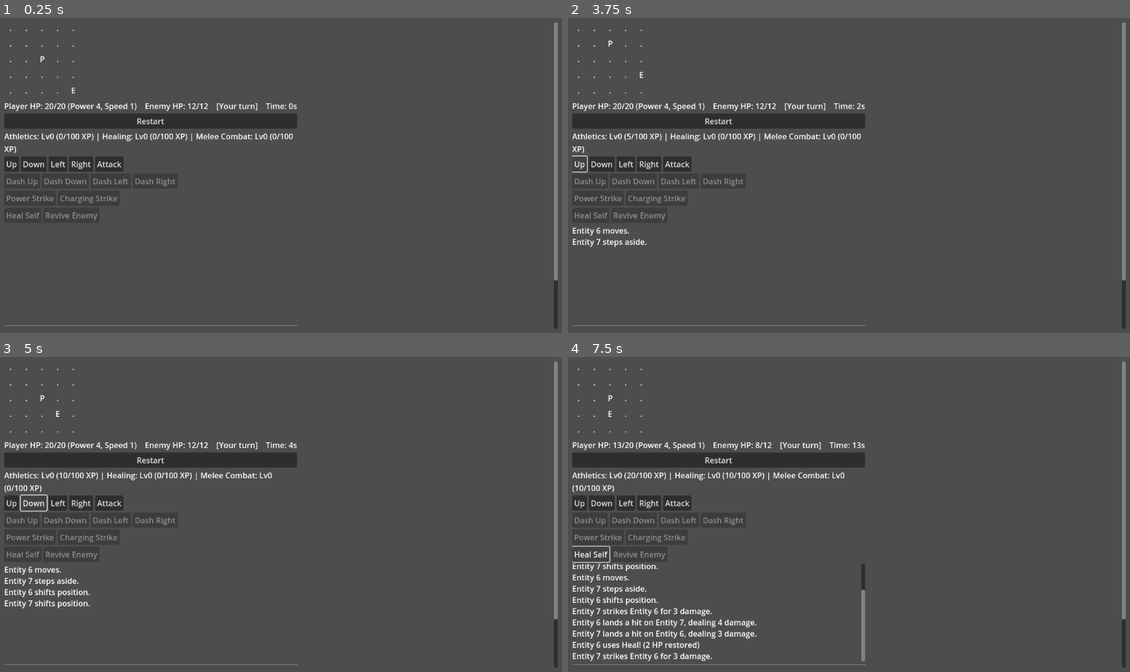
Above: before the commit, frames 1-4 (two rows, left to right).
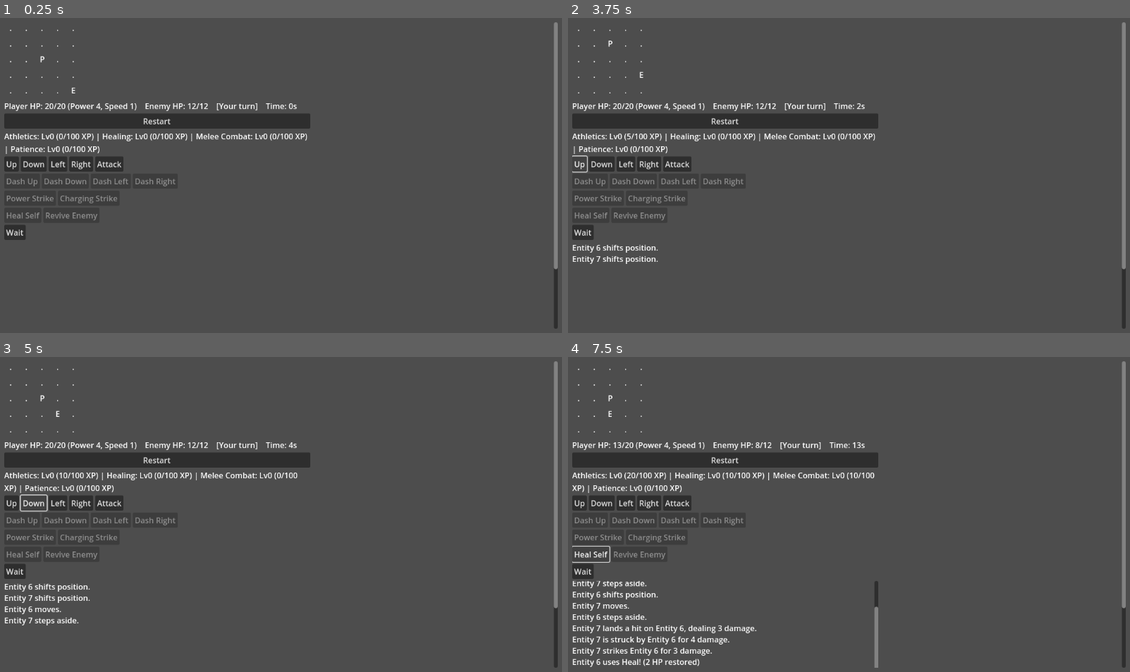
Above: after the commit, the same moments.

Repository: AccessITDev/stats-test
Game: Godot game, scene res://main.tscn
Same seed, same stepped clock (60 frames per second), same inputs: the game is played once before the commit and once after it.
Inputs (mouse positions are in pixels of both pictures, inside the frame that each line leads up to):
- Up to frame 1 (0.25 s): no input
- Up to frame 2 (3.75 s): click (584, 232) at 0.5 s, where only the run after the commit has a clickable "Wait"; click "Restart" at 1.25 s; click "Restart" at 2 s; click "Restart" at 2.75 s; click "Up" at 3.5 s
- Up to frame 3 (5 s): click "Down" at 4.25 s
- Up to frame 4 (7.5 s): click "Left" at 5 s; click "Right" at 5.75 s; click "Attack" at 6.5 s; click "Heal Self" at 7.25 s

The runs differ from the first frame. In frame 1, 0.7% of the frame differs, in the area x 0-100%, y 30-98%; in frame 2, 1.2%; in frame 3, 1.7%; in frame 4, 4.4%, in the area x 0-100%, y 30-99%.

Commit message:
Added Patience skill, Wait abilities, Ability Evolution

Diff:
--- a/content/abilities/ability_definition.gd
+++ b/content/abilities/ability_definition.gd
@@ -31,6 +31,20 @@
 ## effect, deliberately, for authoring speed - revisit if it gets unwieldy.
 @export var effects: Array[Dictionary] = []
 
+## The id of the ability tier this one evolves from, or "" if this isn't
+## part of an evolution chain (or is that chain's own base tier - a base
+## tier leaves this empty; only the tier ABOVE it points back). A tier
+## declares what it supersedes rather than the reverse (evolves_from
+## here, not an "evolves_to" on the earlier tier), so adding a new tier
+## on top later never requires editing the tier before it - same
+## "adding content is purely additive" property this schema already has
+## for ordinary unlock requirements. This is ability EVOLUTION, distinct
+## from the (still undesigned) skill transcendence in TECHNICAL_DESIGN.md
+## §8/DESIGN_PILLARS.md's Open items - a skill leveling up and becoming a
+## different skill is a separate, bigger, not-yet-touched idea. See
+## AbilityRegistry.get_active_tier() for how a chain is walked at runtime.
+@export var evolves_from: String = ""
+
 
 func meets_requirements(skills: SkillsComponent) -> bool:
 	for skill_id: String in requirements:
--- /dev/null
+++ b/content/abilities/focus.tres
@@ -0,0 +1,13 @@
+[gd_resource type="Resource" script_class="AbilityDefinition" load_steps=2 format=3]
+
+[ext_resource type="Script" path="res://content/abilities/ability_definition.gd" id="1"]
+
+[resource]
+script = ExtResource("1")
+id = "focus"
+display_name = "Focus"
+description = "A more deliberate stillness than a plain Wait. Does nothing mechanically yet - unlocked by Patience, waiting for a reason to reward it."
+requirements = {"patience": 3}
+effects = []
+trains = {"patience": 8}
+evolves_from = "wait"
--- /dev/null
+++ b/content/abilities/meditate.tres
@@ -0,0 +1,13 @@
+[gd_resource type="Resource" script_class="AbilityDefinition" load_steps=2 format=3]
+
+[ext_resource type="Script" path="res://content/abilities/ability_definition.gd" id="1"]
+
+[resource]
+script = ExtResource("1")
+id = "meditate"
+display_name = "Meditate"
+description = "Deep stillness - Patience's mastery tier. Does nothing mechanically yet; the payoff is still to be discovered."
+requirements = {"patience": 7}
+effects = []
+trains = {"patience": 12}
+evolves_from = "focus"
--- /dev/null
+++ b/content/abilities/wait.tres
@@ -0,0 +1,13 @@
+[gd_resource type="Resource" script_class="AbilityDefinition" load_steps=2 format=3]
+
+[ext_resource type="Script" path="res://content/abilities/ability_definition.gd" id="1"]
+
+[resource]
+script = ExtResource("1")
+id = "wait"
+display_name = "Wait"
+description = "Pass the turn on purpose. Does nothing mechanically yet - see Focus and Meditate for what patient repetition eventually earns."
+requirements = {}
+effects = []
+trains = {"patience": 5}
+evolves_from = ""
--- /dev/null
+++ b/content/skills/patience.tres
@@ -0,0 +1,11 @@
+[gd_resource type="Resource" script_class="SkillDefinition" load_steps=2 format=3]
+
+[ext_resource type="Script" path="res://content/skills/skill_definition.gd" id="1"]
+
+[resource]
+script = ExtResource("1")
+id = "patience"
+display_name = "Patience"
+description = "The discipline of choosing not to act. Trained by waiting - deliberately or otherwise. See Wait, Focus, and Meditate."
+xp_per_level = 100
+max_level = 10
--- a/main.gd
+++ b/main.gd
@@ -45,6 +45,7 @@
 @onready var charging_strike_button: Button = $ScrollContainer/VBox/AbilityButtons/ChargingStrikeButton
 @onready var heal_button: Button = $ScrollContainer/VBox/SupportButtons/HealButton
 @onready var revive_button: Button = $ScrollContainer/VBox/SupportButtons/ReviveButton
+@onready var wait_button: Button = $ScrollContainer/VBox/PatienceButtons/WaitButton
 @onready var debug_buttons_container: HBoxContainer = $ScrollContainer/VBox/DebugButtons
 @onready var debug_stat_buttons_container: HBoxContainer = $ScrollContainer/VBox/DebugStatButtons
 
@@ -75,6 +76,7 @@
 	charging_strike_button.pressed.connect(_on_charging_strike_pressed)
 	heal_button.pressed.connect(_on_heal_pressed)
 	revive_button.pressed.connect(_on_revive_pressed)
+	wait_button.pressed.connect(_on_wait_pressed)
 	ProgressionSystem.skill_leveled_up.connect(_on_skill_leveled_up)
 	TurnScheduler.turn_skipped.connect(_on_turn_skipped)
 
@@ -275,6 +277,21 @@
 	_resolve_full_turn(event)
 
 
+## The one button that becomes three abilities: resolves whichever tier
+## of the Wait -> Focus -> Meditate chain AbilityRegistry.get_active_tier
+## currently says is earned, rather than always resolving "wait" by
+## name - see that function's doc comment. No target needed (all three
+## tiers currently have empty effects), so target_id/direction stay at
+## resolve_ability()'s defaults.
+func _on_wait_pressed() -> void:
+	if game_over or TurnScheduler.get_active_entity() != player_id:
+		return
+	var skills: SkillsComponent = EntityRegistry.get_component(player_id, "SkillsComponent")
+	var ability_id: String = AbilityRegistry.get_active_tier("wait", skills)
+	var event: GameEvent = ActionResolver.resolve_ability(player_id, ability_id)
+	_resolve_full_turn(event)
+
+
 ## Logs the player's action, then resolves every subsequent turn until
 ## it's the player's turn again (normally just one enemy turn, but see
 ## below) or the round ends (only on player death - see
@@ -400,6 +417,19 @@
 	heal_button.disabled = game_over or not player_stats.is_alive() or player_stats.current_hp >= player_stats.max_hp
 	revive_button.disabled = game_over or enemy_stats.is_alive()
 
+	# Wait's base tier has no requirements (always available, like
+	# Move/Attack), so the button itself is only ever gated on game_over -
+	# what changes is WHICH tier it resolves to and is labeled as. Text
+	# is re-derived every refresh rather than cached, matching the
+	# "unlock status is derived, never stored" convention (§8) - a
+	# level-up mid-game should be reflected the very next refresh, not
+	# require some separate invalidation step.
+	var player_skills: SkillsComponent = EntityRegistry.get_component(player_id, "SkillsComponent")
+	var active_wait_tier: String = AbilityRegistry.get_active_tier("wait", player_skills)
+	var wait_tier_definition: AbilityDefinition = AbilityRegistry.get_definition(active_wait_tier)
+	wait_button.text = wait_tier_definition.display_name if wait_tier_definition != null else "Wait"
+	wait_button.disabled = game_over
+
 
 ## Player-only for now - the enemy has a SkillsComponent too (consistency,
 ## not a special-cased player), but nothing needs to display its progress
--- a/main.tscn
+++ b/main.tscn
@@ -104,6 +104,13 @@
 layout_mode = 2
 text = "Revive Enemy"
 
+[node name="PatienceButtons" type="HBoxContainer" parent="ScrollContainer/VBox"]
+layout_mode = 2
+
+[node name="WaitButton" type="Button" parent="ScrollContainer/VBox/PatienceButtons"]
+layout_mode = 2
+text = "Wait"
+
 [node name="LogDisplay" type="RichTextLabel" parent="ScrollContainer/VBox"]
 layout_mode = 2
 custom_minimum_size = Vector2(400, 200)
--- a/systems/ability_registry.gd
+++ b/systems/ability_registry.gd
@@ -9,6 +9,14 @@
 
 var _definitions: Dictionary = {}  # ability_id(String) -> AbilityDefinition
 
+## Reverse index built from every definition's `evolves_from`:
+## base_tier_id(String) -> next_tier_id(String). Built once per
+## load_all_definitions() call, same "derive it, don't hand-maintain it
+## in two places" reasoning as everything else in this registry - a base
+## tier never lists what it evolves into, so this is the only place that
+## knows the forward direction.
+var _evolution_next: Dictionary = {}
+
 
 func _ready() -> void:
 	load_all_definitions()
@@ -16,6 +24,7 @@
 
 func load_all_definitions() -> void:
 	_definitions.clear()
+	_evolution_next.clear()
 	var dir := DirAccess.open(ABILITIES_PATH)
 	if dir == null:
 		push_error("AbilityRegistry: could not open %s" % ABILITIES_PATH)
@@ -35,6 +44,26 @@
 		file_name = dir.get_next()
 	dir.list_dir_end()
 
+	_build_evolution_map()
+
+
+## Separate pass, not folded into the load loop above: `evolves_from`
+## points backward to an id that might not have been loaded yet
+## depending on directory iteration order, so every definition needs to
+## already be in `_definitions` before any of them can be cross-checked.
+func _build_evolution_map() -> void:
+	for ability_id: String in _definitions:
+		var definition: AbilityDefinition = _definitions[ability_id]
+		if definition.evolves_from == "":
+			continue
+		if not _definitions.has(definition.evolves_from):
+			push_error("AbilityRegistry: '%s' evolves_from unknown ability '%s'" % [ability_id, definition.evolves_from])
+			continue
+		if _evolution_next.has(definition.evolves_from):
+			push_error("AbilityRegistry: '%s' already evolves into '%s' - '%s' can't also claim it" % [definition.evolves_from, _evolution_next[definition.evolves_from], ability_id])
+			continue
+		_evolution_next[definition.evolves_from] = ability_id
+
 
 func get_definition(ability_id: String) -> AbilityDefinition:
 	return _definitions.get(ability_id)
@@ -48,6 +77,42 @@
 	return _definitions.keys()
 
 
+## Walks forward from `base_id` through its evolution chain (via
+## `evolves_from`), returning the id of the DEEPEST tier whose
+## requirements are currently met by `skills`. Stops and falls back one
+## step the moment a tier's requirements aren't met - so a chain always
+## resolves to exactly one currently-valid id, never skipping over a
+## locked middle tier to a technically-also-qualifying one further out.
+## `base_id` itself is returned if it has no evolution chain, or if
+## `skills` doesn't even meet the base tier's own requirements (e.g. a
+## chain built on a gated ability rather than an always-available one
+## like Wait) - this is a display/dispatch helper, not a second
+## `can_use_ability` check, so callers still gate on the real unlock
+## status themselves before invoking whatever id this returns.
+##
+## Built for exactly the "one evolving button" case (main.gd's Wait
+## button becoming Focus, then Meditate) - callers get back a single id
+## to both label and pass to ActionResolver.resolve_ability(), no matter
+## how far the underlying skill has progressed.
+##
+## Null-checks `skills` itself (unlike `get_unlocked_ids` below, which
+## assumes a non-null caller the same way `can_use_ability` does) -
+## `AbilityDefinition.meets_requirements` has no null-guard of its own,
+## and an entity with no SkillsComponent at all should fall back to
+## `base_id` rather than crash.
+func get_active_tier(base_id: String, skills: SkillsComponent) -> String:
+	if skills == null:
+		return base_id
+	var current_id: String = base_id
+	while _evolution_next.has(current_id):
+		var next_id: String = _evolution_next[current_id]
+		var next_definition: AbilityDefinition = _definitions.get(next_id)
+		if next_definition == null or not next_definition.meets_requirements(skills):
+			break
+		current_id = next_id
+	return current_id
+
+
 ## All ability ids currently unlocked for this SkillsComponent. Derived
 ## live from current skill levels vs. each definition's requirements -
 ## never stored - see TECHNICAL_DESIGN.md §8 and its noted performance
--- a/tests/test_abilities_scene.gd
+++ b/tests/test_abilities_scene.gd
@@ -51,7 +51,7 @@
 
 	var unlocked: Array[String] = AbilityRegistry.get_unlocked_ids(actor_skills)
 	unlocked.sort()
-	assert(unlocked == ["charging_strike", "dash", "heal", "power_strike", "revive"], "All three skill-gated abilities plus the two always-available ones should be unlocked now, got %s" % str(unlocked))
+	assert(unlocked == ["charging_strike", "dash", "heal", "power_strike", "revive", "wait"], "All three skill-gated abilities plus the three always-available ones should be unlocked now, got %s" % str(unlocked))
 
 	# --- Dash: 2 clear cells, nothing in the way ---
 	var dash_event: GameEvent = ActionResolver.resolve_ability(actor_id, "dash", -1, ActionResolver.Direction.RIGHT)
--- /dev/null
+++ b/tests/test_ability_evolution_scene.gd
@@ -0,0 +1,81 @@
+extends Node
+## Scene-based test for ability EVOLUTION (Wait -> Focus -> Meditate),
+## AbilityDefinition.evolves_from, and AbilityRegistry.get_active_tier().
+## This is deliberately a separate concept from skill transcendence
+## (TECHNICAL_DESIGN.md §8/DESIGN_PILLARS.md's open items - a skill
+## leveling up and becoming a different skill) - nothing here touches
+## that; this is one ability's presentation and effects changing as a
+## single skill (Patience) climbs, not a skill itself changing identity.
+##
+## Needs a scene, not a `-s` script - depends on AbilityRegistry,
+## EntityRegistry, ActionResolver, and SkillRegistry, all autoloads (see
+## CLAUDE.md's note on `-s` scripts skipping autoload init).
+##
+## Run via F6 with this scene open, or:
+##   redot --headless --path . tests/test_ability_evolution_scene.tscn
+
+func _ready() -> void:
+	# --- Registry discovery: all three tiers auto-discovered ---
+	assert(AbilityRegistry.has_definition("wait"), "wait.tres should have been auto-discovered")
+	assert(AbilityRegistry.has_definition("focus"), "focus.tres should have been auto-discovered")
+	assert(AbilityRegistry.has_definition("meditate"), "meditate.tres should have been auto-discovered")
+	assert(SkillRegistry.has_definition("patience"), "patience.tres should have been auto-discovered")
+
+	var actor_id: int = EntityRegistry.create_entity()
+	var actor_skills := SkillsComponent.new()
+	EntityRegistry.add_component(actor_id, actor_skills)
+
+	# --- At 0 Patience, the chain resolves to its base tier ---
+	assert(ActionResolver.can_use_ability(actor_id, "wait"), "wait should always be usable - it has no requirements")
+	assert(not ActionResolver.can_use_ability(actor_id, "focus"), "focus shouldn't be usable yet - needs patience 3")
+	assert(not ActionResolver.can_use_ability(actor_id, "meditate"), "meditate shouldn't be usable yet - needs patience 7")
+	assert(AbilityRegistry.get_active_tier("wait", actor_skills) == "wait", "Active tier at 0 patience should be 'wait', got '%s'" % AbilityRegistry.get_active_tier("wait", actor_skills))
+
+	# --- Using the base tier trains Patience and costs a real turn/event,
+	# same as any other ability (resolve_ability -> ability_used) ---
+	var wait_event: GameEvent = ActionResolver.resolve_ability(actor_id, "wait")
+	assert(wait_event != null, "Resolving 'wait' should succeed")
+	assert(wait_event.event_type == "ability_used", "wait should resolve as a normal ability_used event")
+	assert(wait_event.data["ability_name"] == "Wait", "wait's event should carry its display name")
+	assert(actor_skills.get_xp("patience") == 5, "Using Wait should train patience via trains (5 xp), got %d" % actor_skills.get_xp("patience"))
+
+	# --- Crossing patience level 3 promotes the active tier to Focus ---
+	actor_skills.xp["patience"] = 300  # level 3
+	assert(ActionResolver.can_use_ability(actor_id, "focus"), "focus should now be unlocked at patience level 3")
+	assert(AbilityRegistry.get_active_tier("wait", actor_skills) == "focus", "Active tier at patience 3 should be 'focus', got '%s'" % AbilityRegistry.get_active_tier("wait", actor_skills))
+	assert(not ActionResolver.can_use_ability(actor_id, "meditate"), "meditate still shouldn't be usable - needs patience 7")
+
+	var focus_event: GameEvent = ActionResolver.resolve_ability(actor_id, AbilityRegistry.get_active_tier("wait", actor_skills))
+	assert(focus_event != null, "Resolving the active tier (focus) should succeed")
+	assert(focus_event.data["ability_name"] == "Focus", "Active-tier resolution should have invoked Focus, not Wait, got '%s'" % focus_event.data["ability_name"])
+	assert(actor_skills.get_xp("patience") == 308, "Focus should train patience via its own trains entry (300 + 8), got %d" % actor_skills.get_xp("patience"))
+
+	# --- Crossing patience level 7 promotes the active tier to Meditate,
+	# the deepest tier in the chain ---
+	actor_skills.xp["patience"] = 700  # level 7
+	assert(ActionResolver.can_use_ability(actor_id, "meditate"), "meditate should now be unlocked at patience level 7")
+	assert(AbilityRegistry.get_active_tier("wait", actor_skills) == "meditate", "Active tier at patience 7 should be 'meditate', got '%s'" % AbilityRegistry.get_active_tier("wait", actor_skills))
+
+	var meditate_event: GameEvent = ActionResolver.resolve_ability(actor_id, AbilityRegistry.get_active_tier("wait", actor_skills))
+	assert(meditate_event != null, "Resolving the active tier (meditate) should succeed")
+	assert(meditate_event.data["ability_name"] == "Meditate", "Active-tier resolution should have invoked Meditate, not an earlier tier, got '%s'" % meditate_event.data["ability_name"])
+	assert(actor_skills.get_xp("patience") == 712, "Meditate should train patience via its own trains entry (700 + 12), got %d" % actor_skills.get_xp("patience"))
+
+	# --- A null SkillsComponent (an entity with none at all) still
+	# resolves to the chain's base tier rather than erroring -
+	# get_active_tier() null-checks `skills` itself up front, since
+	# AbilityDefinition.meets_requirements() has no such guard of its
+	# own and would otherwise crash on the first gated tier. ---
+	assert(AbilityRegistry.get_active_tier("wait", null) == "wait", "A null SkillsComponent should fall back to the base tier, not error")
+
+	# --- None of this touches Move/Attack's time cost or narration paths -
+	# a Wait/Focus/Meditate use is still just an ordinary ability_used
+	# event under TurnScheduler.TIME_COSTS's flat ability cost. Confirms
+	# the evolution feature is purely additive, not a special case
+	# elsewhere in the pipeline. ---
+	var before_time: int = TurnScheduler.get_elapsed_seconds()
+	ActionResolver.resolve_ability(actor_id, "wait")
+	assert(TurnScheduler.get_elapsed_seconds() == before_time + TurnScheduler.TIME_COSTS["ability_used"], "Wait should cost the same flat ability time as any other ability")
+
+	print("Ability evolution smoke test: all assertions passed.")
+	get_tree().quit()
--- /dev/null
+++ b/tests/test_ability_evolution_scene.tscn
@@ -0,0 +1,6 @@
+[gd_scene load_steps=2 format=3]
+
+[ext_resource type="Script" path="res://tests/test_ability_evolution_scene.gd" id="1"]
+
+[node name="TestAbilityEvolution" type="Node"]
+script = ExtResource("1")
--- a/tests/test_main_scene_integration.gd
+++ b/tests/test_main_scene_integration.gd
@@ -28,6 +28,7 @@
 	var dash_up_button: Button = main_instance.get_node("ScrollContainer/VBox/DashButtons/DashUpButton")
 	var heal_button: Button = main_instance.get_node("ScrollContainer/VBox/SupportButtons/HealButton")
 	var revive_button: Button = main_instance.get_node("ScrollContainer/VBox/SupportButtons/ReviveButton")
+	var wait_button: Button = main_instance.get_node("ScrollContainer/VBox/PatienceButtons/WaitButton")
 	var restart_button: Button = main_instance.get_node("ScrollContainer/VBox/RestartButton")
 
 	assert(stats_label.text != "Loading...", "main_instance's _ready() should have completed by now, but stats_label was never refreshed")
@@ -132,6 +133,43 @@
 	# counter-attacks for its power (3): 5 + 2 - 3 = 4.
 	assert(player_stats.current_hp == 4, "Heal should net to 4 HP (5 + 2 healed at level 0 - 3 from the enemy's counter-attack), got %d" % player_stats.current_hp)
 
+	# --- Wait/Patience evolution: the button resolves through
+	# AbilityRegistry.get_active_tier(), not a hardcoded ability id. At 0
+	# Patience it's still just "Wait" - trains Patience and costs a real
+	# turn like any other action, so the adjacent, living enemy still
+	# gets its usual counter-attack. ---
+	assert(not wait_button.disabled, "Wait should always be enabled - its base tier has no requirements")
+	assert(wait_button.text == "Wait", "Wait button should show the base tier's name before any Patience is trained")
+	var log_before_wait: String = log_display.get_parsed_text()
+	wait_button.pressed.emit()
+	await get_tree().process_frame
+	assert(player_skills.get_xp("patience") == 5, "Using the base Wait tier should train patience via trains (5 xp), got %d" % player_skills.get_xp("patience"))
+	assert(log_display.get_parsed_text().length() > log_before_wait.length(), "Wait should add to the log like any other action")
+	assert(log_display.get_parsed_text().contains("Wait"), "Log should narrate Wait by name: %s" % log_display.get_parsed_text())
+	assert(player_stats.current_hp == 1, "Waiting still costs a turn - the adjacent, living enemy should land its usual counter-attack (4 - 3 = 1), got %d" % player_stats.current_hp)
+
+	# --- Crossing Patience level 3 should silently swap the same button
+	# over to Focus - no separate unlock UI, no re-wiring needed. ---
+	player_stats.current_hp = player_stats.max_hp  # heal out of harm's way before spending more turns
+	player_skills.xp["patience"] = 300  # level 3
+	main_instance._refresh_display()
+	assert(wait_button.text == "Focus", "Wait button should relabel to Focus once Patience reaches level 3, got '%s'" % wait_button.text)
+
+	wait_button.pressed.emit()
+	await get_tree().process_frame
+	assert(player_skills.get_xp("patience") == 308, "Focus should train patience via its own trains entry (300 + 8), got %d" % player_skills.get_xp("patience"))
+	assert(log_display.get_parsed_text().contains("Focus"), "Log should narrate Focus by name once the tier has evolved, not still say Wait: %s" % log_display.get_parsed_text())
+
+	# --- Crossing Patience level 7 promotes to Meditate, the chain's deepest tier. ---
+	player_skills.xp["patience"] = 700  # level 7
+	main_instance._refresh_display()
+	assert(wait_button.text == "Meditate", "Wait button should relabel to Meditate once Patience reaches level 7, got '%s'" % wait_button.text)
+
+	wait_button.pressed.emit()
+	await get_tree().process_frame
+	assert(player_skills.get_xp("patience") == 712, "Meditate should train patience via its own trains entry (700 + 12), got %d" % player_skills.get_xp("patience"))
+	assert(log_display.get_parsed_text().contains("Meditate"), "Log should narrate Meditate by name at the deepest tier: %s" % log_display.get_parsed_text())
+
 	# --- Real player death: this IS a full round-ending event ---
 	player_stats.current_hp = 0
 	var died: bool = main_instance._check_player_death()
--- a/tests/test_skill_registry.gd
+++ b/tests/test_skill_registry.gd
@@ -10,11 +10,12 @@
 	var registry = load("res://systems/skill_registry.gd").new()
 	registry.load_all_definitions()
 
-	# --- Auto-discovery found both test skills ---
+	# --- Auto-discovery found all four skill files ---
 	assert(registry.has_definition("melee_combat"), "melee_combat.tres should have been auto-discovered")
 	assert(registry.has_definition("athletics"), "athletics.tres should have been auto-discovered")
+	assert(registry.has_definition("patience"), "patience.tres should have been auto-discovered")
 	assert(not registry.has_definition("nonexistent_skill"), "A skill that doesn't exist should not be found")
-	assert(registry.get_all_ids().size() == 3, "Exactly 3 skills should be loaded, got %d" % registry.get_all_ids().size())
+	assert(registry.get_all_ids().size() == 4, "Exactly 4 skills should be loaded, got %d" % registry.get_all_ids().size())
 
 	# --- Loaded definitions have the right data ---
 	var melee: SkillDefinition = registry.get_definition("melee_combat")
Not shown, added: tests/test_ability_evolution_scene.gd.uid
